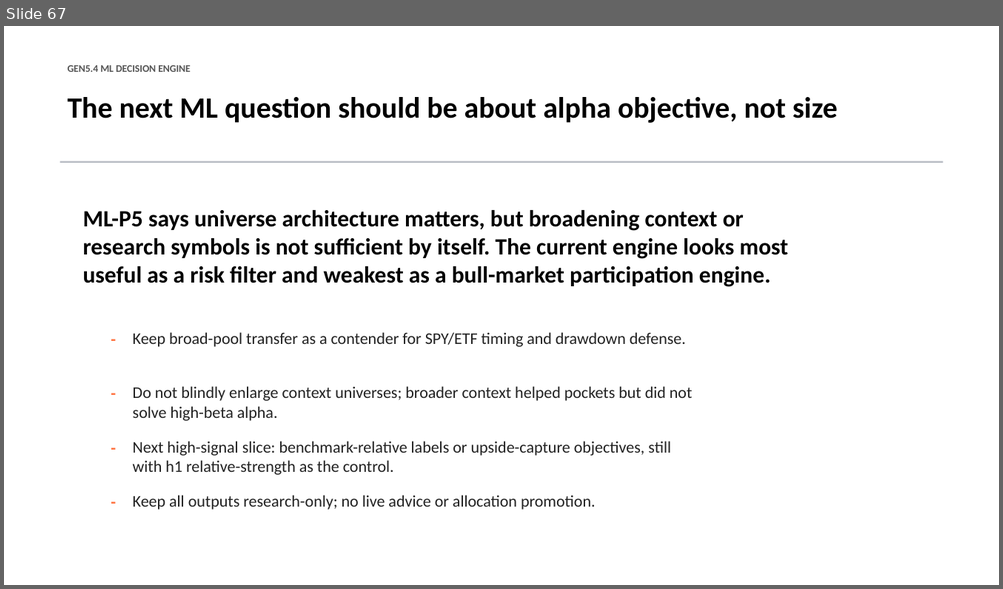
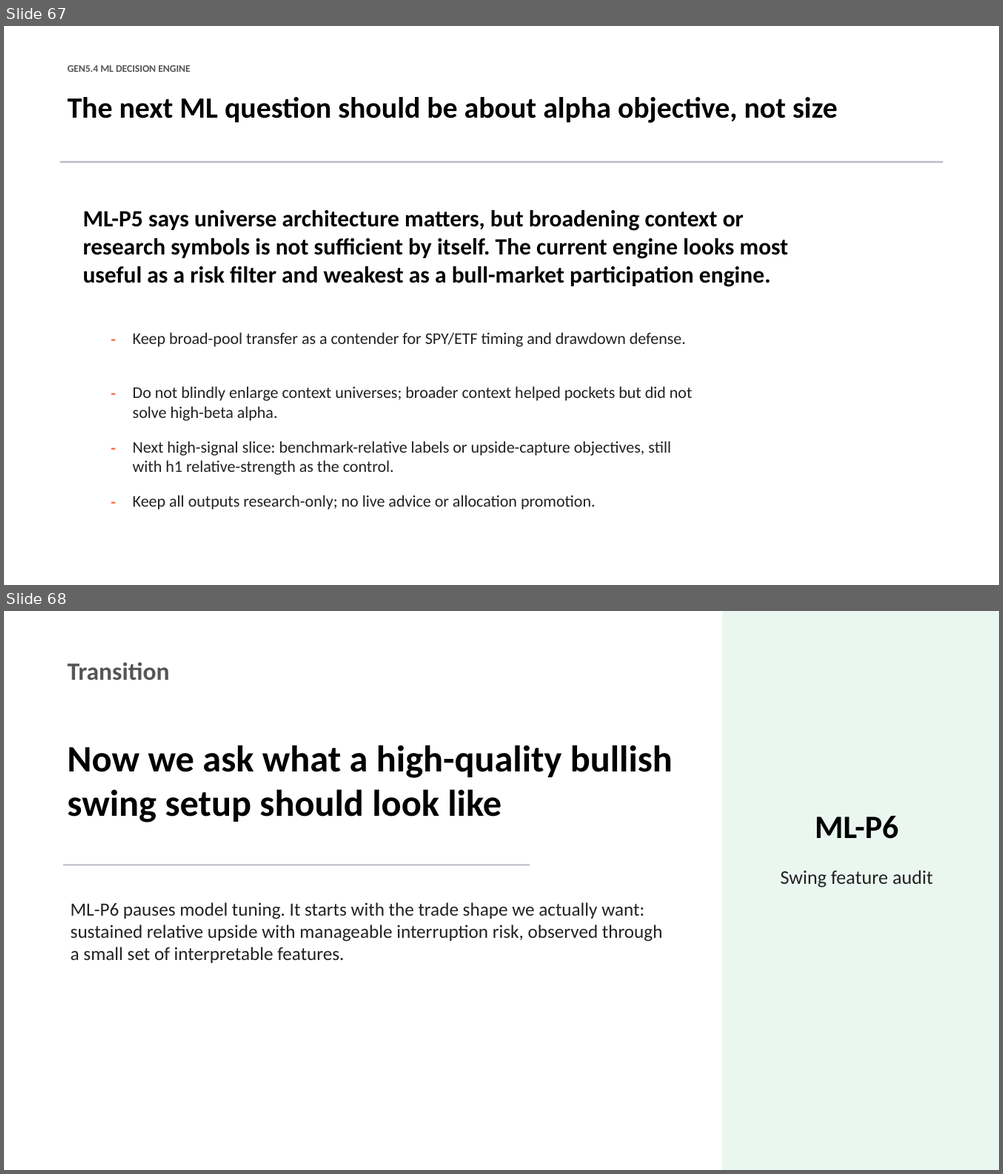
Before and after one commit to Francisc0Franc0/Time-Series-Modeling-Gen5, a slide deck: presentations/gen5_4_ml_decision_engine_incremental_build.pptx. Shown one above the other, each under a label of ours: slide 67 before the commit, slides 67 and 68 after it. The pictures are 1003x589 and 1003x1174 pixels, drawn with LibreOffice and Linux fonts; fonts in the diff are those of the drawing. Boxes give left, top, right and bottom in pixels: in the first picture for what was removed or moved away, otherwise in the second. Text is boxed around its words. In the diff, an @@ line names an element or a change of style, - is before the commit and + after.

Commit message:
Add Gen5.4 swing feature audit

```diff
--- a/presentations/gen5_4_ml_decision_engine_incremental_build.pptx
+++ b/presentations/gen5_4_ml_decision_engine_incremental_build.pptx
@@ slide 68 added at (x1=4, y1=611, x2=999, y2=1170), background #FFFFFF @@
@@ rectangle added at (x1=722, y1=611, x2=999, y2=1170), fill #EAF7F0 @@
@@ text added at (x1=68, y1=662, x2=170, y2=680), 24 pt, text #555555, bold @@
+Transition
@@ text added at (x1=67, y1=745, x2=672, y2=823), 36 pt, text #000000, bold @@
+Now we ask what a high-quality bullish swing setup should look like
@@ text added at (x1=814, y1=816, x2=898, y2=839), 31.5 pt, text #000000, bold @@
+ML-P6
@@ rectangle added at (x1=63, y1=865, x2=529, y2=866), fill #B8BCC4 @@
@@ text added at (x1=780, y1=870, x2=933, y2=888), 18.8 pt, text #222222 @@
+Swing feature audit
@@ text added at (x1=71, y1=903, x2=663, y2=963), 18 pt, text #222222 @@
+ML-P6 pauses model tuning. It starts with the trade shape we actually want: sustained relative upside with manageable interruption risk, observed through a small set of interpretable features.
```
Also in this commit, not shown: 7 other slides added, 4 other files.
